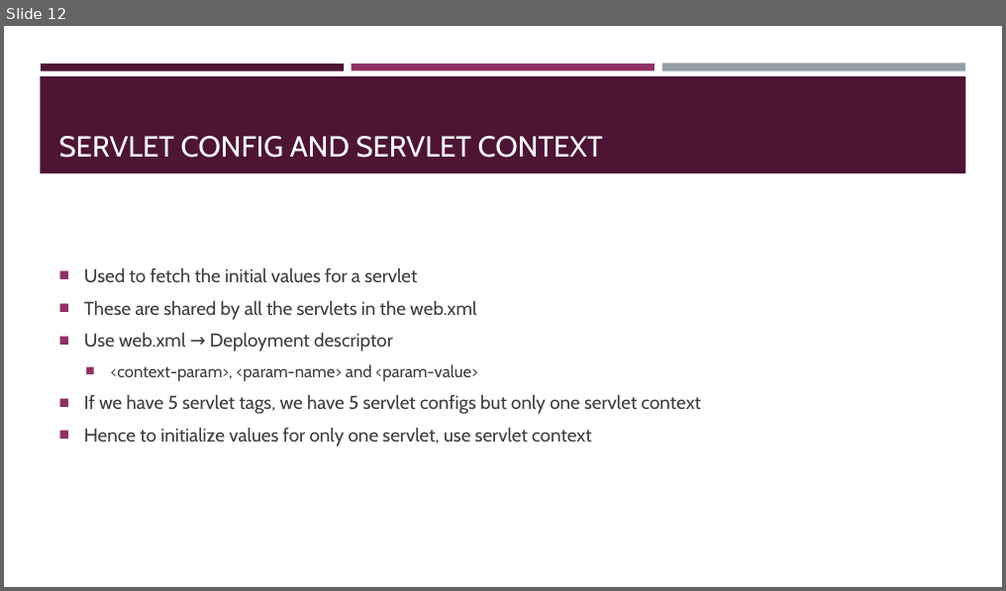
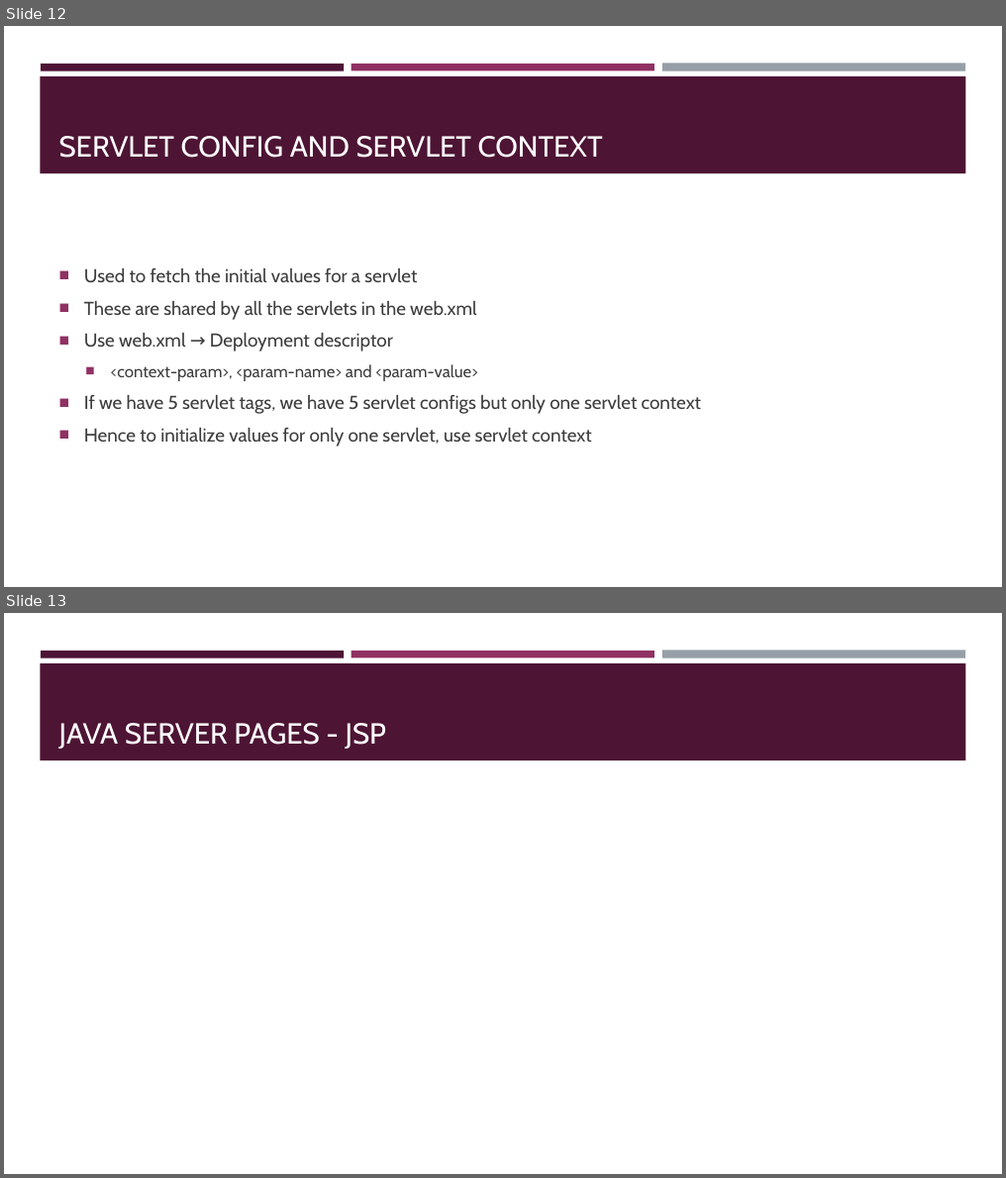
Before and after one commit to Bhavyanth/java, a slide deck: advanced-java/Slides/Advanced Java.pptx. Shown one above the other, each under a label of ours: slide 12 before the commit, slides 12 and 13 after it. The pictures are 1006x591 and 1006x1178 pixels, drawn with LibreOffice and Linux fonts; fonts in the diff are those of the drawing; grey boxes stand for pictures. Boxes give left, top, right and bottom in pixels: in the first picture for what was removed or moved away, otherwise in the second. Text is boxed around its words. In the diff, an @@ line names an element or a change of style, - is before the commit and + after.

```diff
--- a/advanced-java/Slides/Advanced Java.pptx
+++ b/advanced-java/Slides/Advanced Java.pptx
@@ slide 13 added at box(4, 613, 1002, 1174), background #FFFFFF; not listed: 4 template elements that a slide beside it also shows @@
@@ title added at box(59, 723, 386, 749), 28 pt, text #FFFFFF @@
+JAVA SERVER PAGES - JSP
```
Also in this commit, not shown: 6 other files.
